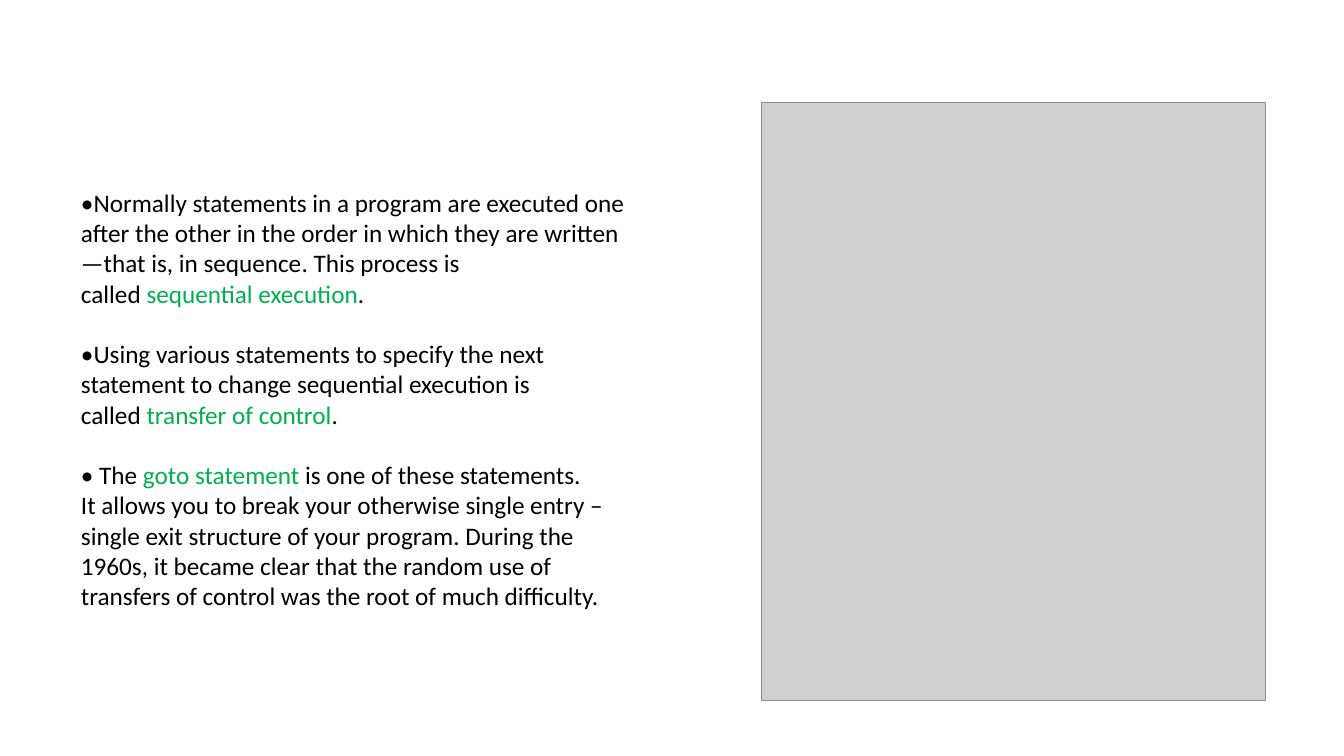
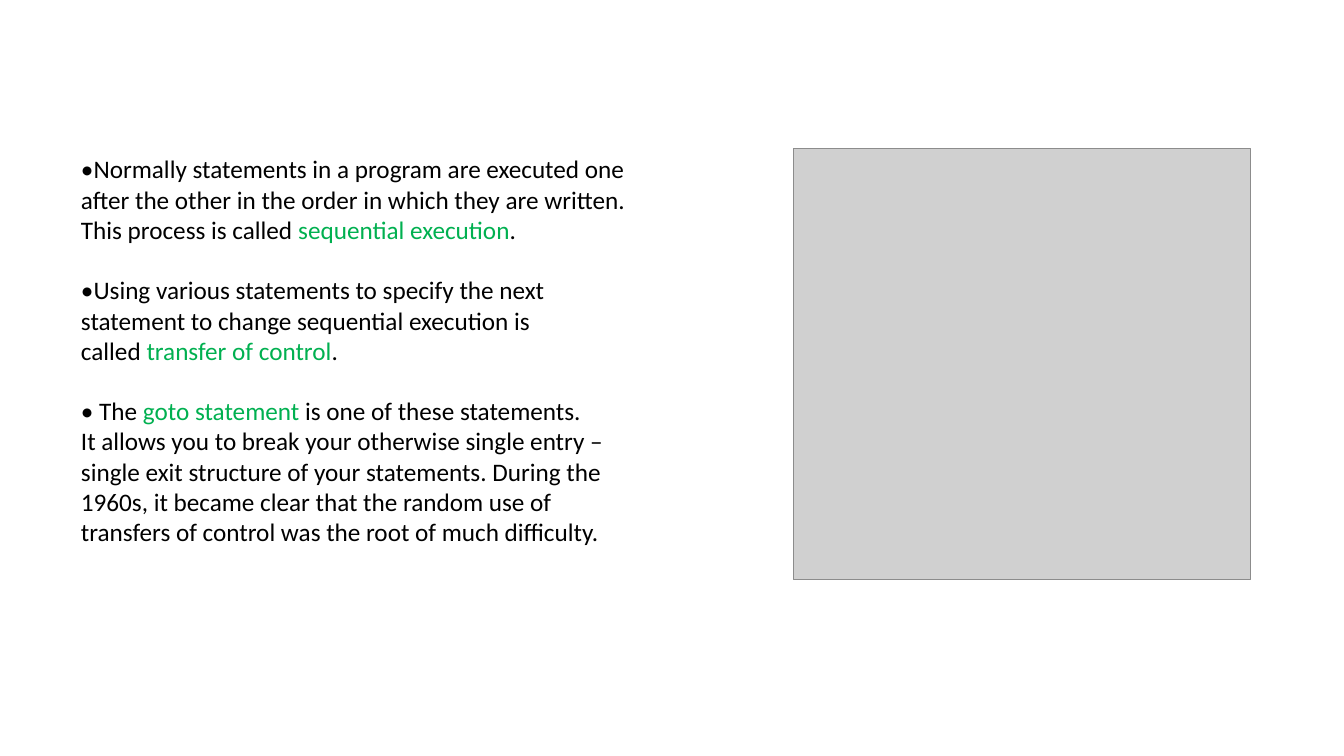
Before and after one commit to AnilJava95/Other, a slide deck: slide 2 of Computer Science and Programming Languages/Control Statements and Structured Programming.pptx. Drawn at 1344x756 pixels with LibreOffice and Linux fonts; fonts in the diff are those of the drawing; grey boxes stand for pictures. Boxes give left, top, right and bottom in pixels: in the first picture for what was removed or moved away, otherwise in the second. Text is boxed around its words. In the diff, an @@ line names an element or a change of style, - is before the commit and + after.

```diff
--- a/Computer Science and Programming Languages/Control Statements and Structured Programming.pptx
+++ b/Computer Science and Programming Languages/Control Statements and Structured Programming.pptx
@@ text "•Normally statements in a program ...": place and size @@
-text "•Normally statements in a program ..." at bbox=[81, 194, 624, 609]
+text "•Normally statements in a program ..." at bbox=[81, 160, 624, 545]
@@ picture: place and size @@
-picture at bbox=[762, 103, 1266, 701]
+picture at bbox=[793, 148, 1251, 580]
@@ text at bbox=[81, 160, 624, 243]: text changed @@
-•Normally statements in a program are executed one after the other in the order in which they are written—that is, in sequence. This process is called sequential execution.
+•Normally statements in a program are executed one after the other in the order in which they are written. This process is called sequential execution.
@@ text at bbox=[81, 402, 600, 545]: text changed @@
-• The goto statement is one of these statements. It allows you to break your otherwise single entry – single exit structure of your program. During the 1960s, it became clear that the random use of transfers of control was the root of much difficulty.
+• The goto statement is one of these statements. It allows you to break your otherwise single entry – single exit structure of your statements. During the 1960s, it became clear that the random use of transfers of control was the root of much difficulty.
```
Also in this commit, not shown: 8 other slides changed, 41 other files.
